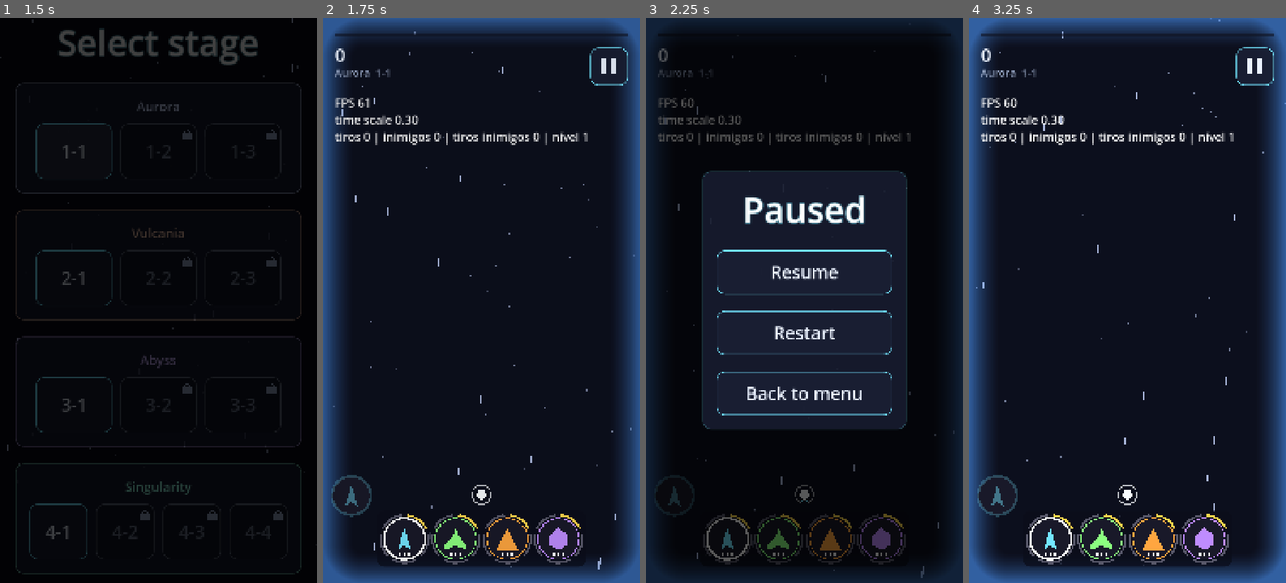
Above: before the commit, frames 1-4 (left to right).
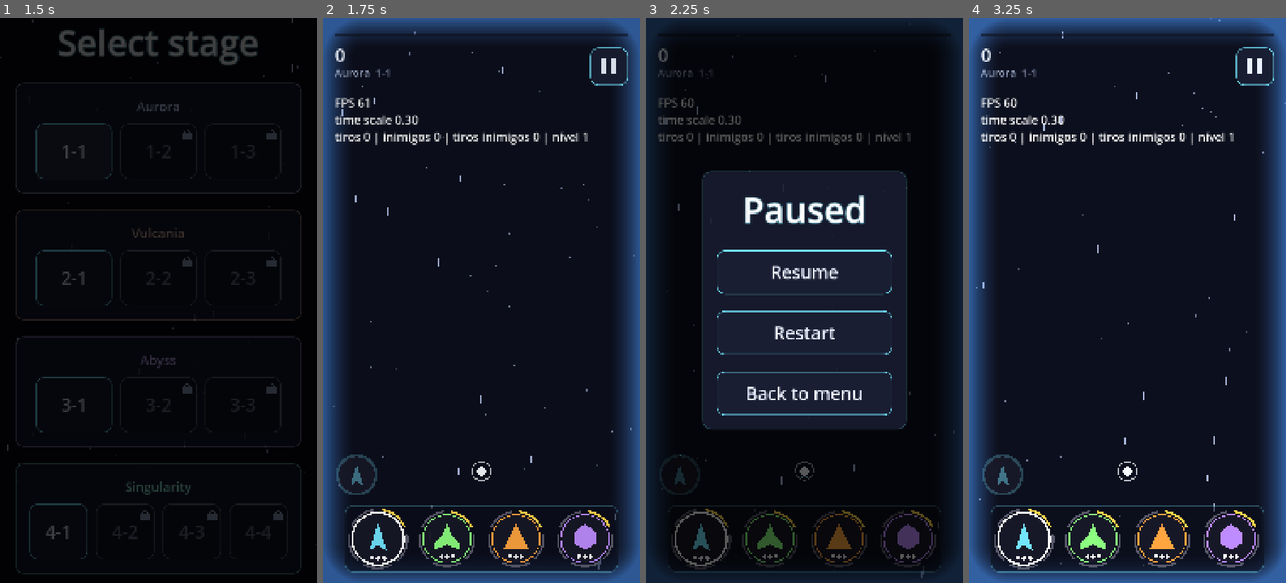
Above: after the commit, the same moments.

Repository: GDPonsoni/Nucleon-Squad-3D
Game: Godot game, scene res://scenes/menu.tscn
The game is run twice, just before and just after one commit, with the same random seed, the same clock (stepped at 60 frames per second) and the same inputs.
Inputs (mouse positions are in pixels of both pictures, inside the frame that each line leads up to):
- Up to frame 1 (1.5 s): click "Play" at 0.5 s; click (72, 153) at 1.27 s
- Up to frame 2 (1.75 s): no input
- Up to frame 3 (2.25 s): click (931, 68) at 2 s
- Up to frame 4 (3.25 s): click "Restart" at 2.75 s

Frame 1 is identical in both runs. In frame 2, 4.6% of the frame differs, in the area x 2-94%, y 77-99%; in frame 3, 2.8%; in frame 4, 4.6%.

Commit message:
feat(player): troca de nave por toque curto numa barra fixa na base
A faixa de troca vira uma barra sempre visível na base da tela:
translúcida enquanto o dedo move a nave e nítida na câmera lenta, com
ícones maiores e mais espaçados. A troca só acontece num toque curto
(o dedo encosta num corpo e sai logo). Se o dedo andar ou demorar, vira
arraste normal, o que evita trocas sem querer ao voltar a mover a nave.

A barra substitui os painéis de hits e nível do HUD, o especial sobe
para cima dela e a nave não desce além do topo da barra.

Co-Authored-By: Claude Opus 5.5 <noreply@anthropic.com>

Diff:
--- a/data/i18n/strings.csv
+++ b/data/i18n/strings.csv
@@ -51,3 +51,4 @@
 SQUAD_SAVE,Save,Salvar
 PLANET_4_NAME,Singularity,Singularidade
 BOSS_4_NAME,Hydra,Hidra
+SWITCH_CHOOSE,Choose your next ship,Escolha a próxima nave
--- a/scripts/core/game.gd
+++ b/scripts/core/game.gd
@@ -97,6 +97,8 @@
 	switcher.setup(state, touch_input)
 	switcher.body_chosen.connect(_on_body_chosen)
 	player.bind_input(touch_input)
+	# A nave fica sempre acima da barra de troca
+	player.bottom_limit = switcher.top()
 
 	spawner = EnemySpawner.new()
 	spawner.name = "EnemySpawner"
@@ -125,6 +127,7 @@
 	hud = Hud.new()
 	hud.name = "Hud"
 	add_child(hud)
+	hud.place_special(get_viewport_rect().end.y - switcher.top())
 	hud.special_pressed.connect(_on_special_pressed)
 	hud.setup(state, spawner, "%s  %s" % [tr(planet.name_key), Session.stage_label(Session.planet_index, Session.stage_index)])
 
@@ -151,7 +154,6 @@
 
 ## Fase concluída quando o tempo acaba e não sobram inimigos (ou após um limite de espera).
 func _process(delta: float) -> void:
-	hud.hide_bottom_panels = switcher.visible
 	if not _match_over and player.body != null:
 		state.charge_special(delta)
 	if not _spawning_done or _match_over:
--- a/scripts/core/params.gd
+++ b/scripts/core/params.gd
@@ -52,17 +52,10 @@
 var pause_button_size: Vector2 = Vector2(130.0, 130.0)
 var pause_button_margin: Vector2 = Vector2(40.0, 100.0)  # a partir do canto superior direito
 var pause_overlay_color: Color = Color(0.0, 0.0, 0.0, 0.65)
-var hud_margin: Vector2 = Vector2(40.0, 70.0)  # a partir dos cantos inferiores
-var hud_pip_size: Vector2 = Vector2(48.0, 48.0)
-var hud_pip_radius: float = 8.0
-var hud_gap: float = 14.0
-var hud_icon_radius: float = 34.0
-var hud_level_size: float = 30.0
-var hud_level_gap: float = 8.0
+var hud_margin: Vector2 = Vector2(40.0, 70.0)  # margens laterais do HUD
 var hud_dead_color: Color = Color(0.35, 0.35, 0.42)
 var hud_dead_mark_color: Color = Color(1.0, 0.3, 0.3)
 var hud_panel_color: Color = Color(0.06, 0.07, 0.12, 0.6)
-var hud_panel_padding: float = 18.0
 var hud_progress_y: float = 50.0
 var hud_progress_height: float = 14.0
 var hud_score_position: Vector2 = Vector2(40.0, 80.0)
@@ -93,7 +86,7 @@
 var ship_speed: float = 3000.0  # px/s máximos (escalado pelo time scale)
 var drag_sensitivity: float = 1.0  # 1.0 = nave anda o mesmo que o dedo
 var ship_size: Vector2 = Vector2(90.0, 110.0)  # tamanho de referência dos corpos
-var ship_start_bottom_offset: float = 300.0  # distância da base da tela
+var ship_start_bottom_offset: float = 380.0  # distância da base da tela (acima da barra de troca)
 var nucleus_radius: float = 16.0  # também é a hitbox da nave
 var nucleus_color: Color = Color(1.0, 1.0, 1.0)
 var nucleus_outline_color: Color = Color(0.02, 0.02, 0.06)  # separa o núcleo da cor do corpo
@@ -125,21 +118,31 @@
 var invulnerability_blink_hz: float = 12.0
 var invulnerability_alpha: float = 0.3
 
-# --- Troca de corpo (ícones na câmera lenta) ---
+# --- Troca de corpo: barra fixa na base da tela (nítida na câmera lenta) ---
 var switch_invulnerability_seconds: float = 2.0
-var switch_icon_radius: float = 70.0
-var switch_strip_bottom: float = 150.0  # centro da faixa de troca, a partir da base da tela (no lugar dos painéis do HUD)
-var switch_strip_spacing: float = 175.0  # entre ícones da faixa
+var switch_icon_radius: float = 82.0
+var switch_icon_max_spacing_ratio: float = 0.36  # com muitos corpos, o raio diminui para caber
+var switch_strip_bottom: float = 150.0  # centro da barra, a partir da base da tela
+var switch_strip_spacing: float = 235.0  # entre ícones da barra
 var switch_strip_side_margin: float = 30.0
 var switch_strip_padding: float = 14.0
-var switch_strip_color: Color = Color(0.04, 0.05, 0.1, 0.75)
+var switch_strip_touch_margin: float = 20.0  # toque curto vale um pouco além da barra
+var switch_strip_color: Color = Color(0.04, 0.05, 0.1, 0.55)  # levemente transparente
+var switch_bar_border_alpha: float = 0.35
+var switch_bar_idle_alpha: float = 0.45  # opacidade da barra enquanto o dedo move a nave
+var switch_bar_fade_seconds: float = 0.12  # transição entre translúcida e nítida (tempo real)
+var switch_current_scale: float = 1.08  # o corpo ativo aparece um pouco maior
 var switch_dead_alpha: float = 0.35
 var switch_level_ring_offset: float = 11.0  # anel de nível da arma, fora do ícone
 var switch_level_ring_width: float = 7.0
 var switch_level_ring_gap_degrees: float = 14.0
-var switch_icon_touch_scale: float = 1.25  # área de toque maior que o ícone
+var switch_icon_touch_scale: float = 1.15  # área de toque um pouco maior que o ícone
 var switch_icon_shape_scale: float = 1.1
-var switch_icon_bg_color: Color = Color(0.1, 0.1, 0.16, 1.0)
+var switch_icon_bg_color: Color = Color(0.1, 0.1, 0.16, 0.85)
+var switch_hint_font_size: int = 44
+var switch_hint_gap: float = 26.0  # aviso "escolha a próxima nave" acima da barra
+var tap_max_seconds: float = 0.35  # toque curto: tempo máximo com o dedo na barra (tempo real)
+var tap_move_tolerance: float = 36.0  # toque curto: quanto o dedo pode andar sem virar arraste
 
 # --- Projéteis do jogador ---
 var player_bullet_pool_size: int = 128
@@ -169,7 +172,7 @@
 
 # --- Especial (valores de cada arma ficam em data/weapons/) ---
 var special_button_size: float = 150.0
-var special_button_gap: float = 24.0  # acima do painel de hits e nível
+var special_button_gap: float = 28.0  # acima da barra de troca
 var special_ring_width: float = 9.0
 var special_beam_open_seconds: float = 0.15
 var special_burst_rings: int = 3
--- a/scripts/player/body_switcher.gd
+++ b/scripts/player/body_switcher.gd
@@ -1,85 +1,144 @@
 class_name BodySwitcher
 extends Node2D
-## Faixa fixa na parte de baixo da tela com todos os corpos da formação, durante a
-## câmera lenta. Tocar num corpo vivo troca para ele; o atual aparece destacado e os
-## destruídos aparecem apagados com um X. Tocar fora (ou no atual) só retoma o jogo.
+## Barra fixa na base da tela com todos os corpos da formação, sempre no mesmo lugar.
+## Com o dedo na tela (jogando), fica translúcida e só mostra o estado: hits, nível da
+## arma e corpos abatidos. Na câmera lenta (dedo solto), fica nítida e aceita a troca.
+## A troca é um toque curto: o dedo encosta num corpo vivo e sai logo. Se o dedo andar
+## ou demorar, vira arraste normal da nave e nada troca (evita trocas sem querer).
 ## Com o corpo destruído (forced), é preciso escolher um corpo vivo para continuar.
 ## Fica numa CanvasLayer própria: coordenadas de tela, acima da moldura da câmera lenta.
 
 signal body_chosen(index: int)
 
-## Corpo destruído: mostra a faixa mesmo com o dedo na tela até escolher.
+## Corpo destruído: a barra fica nítida e pede a escolha mesmo com o dedo na tela.
 var forced: bool = false
 
 var _state: MatchState
 var _touch: TouchInput
 var _positions := PackedVector2Array()
+var _radius: float = 0.0
 var _strip := Rect2()
 var _strip_style: StyleBoxFlat
+var _focus: float = 0.0  # 0 = translúcida (jogando), 1 = nítida (câmera lenta)
+var _pressed_slot: int = -1  # corpo sob um toque curto ainda pendente
+var _last_usec: int = 0
 
 
 func setup(state: MatchState, touch: TouchInput) -> void:
 	_state = state
 	_touch = touch
-	# Conectar antes da nave e da câmera lenta: o toque no ícone é tratado primeiro
-	touch.touch_started.connect(_on_touch_started)
+	touch.tap_filter = _accepts_tap
+	touch.tapped.connect(_on_tapped)
+	touch.tap_pending_changed.connect(_on_tap_pending_changed)
 	_strip_style = StyleBoxFlat.new()
 	_strip_style.bg_color = Params.switch_strip_color
+	_strip_style.border_color = Color(Params.ui_accent_color, Params.switch_bar_border_alpha)
+	_strip_style.set_border_width_all(Params.ui_border_width)
 	_strip_style.set_corner_radius_all(Params.ui_corner_radius)
+	_last_usec = Time.get_ticks_usec()
+	_layout()
+
+
+## Topo da barra em coordenadas de tela: a nave não desce além disso.
+func top() -> float:
+	return _strip.position.y
+
+
+## Nítida e aceitando a troca: dedo solto (câmera lenta) ou corpo destruído.
+func is_interactive() -> bool:
+	return forced or not _touch.is_touching()
 
 
 func _process(_delta: float) -> void:
-	visible = forced or not _touch.is_touching()
-	if visible:
-		_layout()
-		queue_redraw()
+	# Transição em tempo real: não fica lenta junto com a câmera lenta
+	var now: int = Time.get_ticks_usec()
+	var real_delta: float = (now - _last_usec) / 1_000_000.0
+	_last_usec = now
+	var target: float = 1.0 if is_interactive() else 0.0
+	_focus = move_toward(_focus, target, real_delta / Params.switch_bar_fade_seconds)
+	modulate.a = lerpf(Params.switch_bar_idle_alpha, 1.0, _focus)
+	_layout()
+	queue_redraw()
 
 
-## Ícones lado a lado, centralizados, sempre na mesma altura da tela.
+## Ícones lado a lado, centralizados e sempre na mesma altura da tela.
 func _layout() -> void:
 	var count: int = _state.bodies.size()
 	var rect: Rect2 = get_viewport_rect()
-	var radius: float = Params.switch_icon_radius
 	var spacing: float = minf(Params.switch_strip_spacing, (rect.size.x - Params.switch_strip_side_margin * 2.0) / count)
+	_radius = minf(Params.switch_icon_radius, spacing * Params.switch_icon_max_spacing_ratio)
 	var y: float = rect.end.y - Params.switch_strip_bottom
 	_positions.resize(count)
 	for i in count:
 		_positions[i] = Vector2(rect.get_center().x + (i - (count - 1) * 0.5) * spacing, y)
-	var pad: float = Params.switch_strip_padding + Params.switch_level_ring_offset
-	var left: float = _positions[0].x - radius - pad
-	var right: float = _positions[count - 1].x + radius + pad
-	_strip = Rect2(left, y - radius - pad, right - left, (radius + pad) * 2.0)
+	var pad: float = Params.switch_strip_padding + Params.switch_level_ring_offset + Params.switch_level_ring_width
+	var left: float = _positions[0].x - _radius - pad
+	var right: float = _positions[count - 1].x + _radius + pad
+	_strip = Rect2(left, y - _radius - pad, right - left, (_radius + pad) * 2.0)
 
 
-func _on_touch_started(pos: Vector2) -> void:
-	if not visible:
-		return
-	var reach: float = Params.switch_icon_radius * Params.switch_icon_touch_scale
+## Corpo cujo ícone (com folga de toque) contém o ponto; -1 se nenhum.
+func slot_at(pos: Vector2) -> int:
+	var reach: float = _radius * Params.switch_icon_touch_scale
 	for i in _positions.size():
-		if pos.distance_to(_positions[i]) <= reach and _state.is_alive(i) and i != _state.current:
-			body_chosen.emit(i)
-			return
+		if pos.distance_to(_positions[i]) <= reach:
+			return i
+	return -1
+
+
+## Toques que começam na barra (com folga) podem ser toque curto enquanto ela está nítida.
+func _accepts_tap(pos: Vector2) -> bool:
+	return is_interactive() and _strip.grow(Params.switch_strip_touch_margin).has_point(pos)
+
+
+func _on_tap_pending_changed(pos: Vector2, pending: bool) -> void:
+	_pressed_slot = slot_at(pos) if pending else -1
+
+
+func _on_tapped(pos: Vector2) -> void:
+	var index: int = slot_at(pos)
+	if index >= 0 and _state.is_alive(index) and index != _state.current:
+		body_chosen.emit(index)
 
 
 func _draw() -> void:
 	draw_style_box(_strip_style, _strip)
-	var radius: float = Params.switch_icon_radius
 	for i in _positions.size():
 		var body: BodyData = _state.bodies[i]
 		var center: Vector2 = _positions[i]
 		if not _state.is_alive(i):
-			_draw_dead(center, radius, body)
+			_draw_dead(center, _radius, body)
 			continue
 		var current: bool = i == _state.current and not forced
+		var radius: float = _radius * (Params.switch_current_scale if current else 1.0)
+		if i == _pressed_slot:
+			draw_circle(center, radius * Params.switch_icon_touch_scale, Color(Params.ui_accent_color, 0.25))
 		draw_circle(center, radius, Params.switch_icon_bg_color)
-		draw_arc(center, radius, 0.0, TAU, 48, Color.WHITE if current else body.color, 7.0 if current else 4.0)
+		var ring_color: Color = Color.WHITE if current else body.color
+		if forced:
+			# Pede a escolha: os vivos pulsam
+			var pulse: float = 0.5 + 0.5 * sin(Time.get_ticks_msec() * 0.008)
+			ring_color = ring_color.lerp(Color.WHITE, pulse)
+		draw_arc(center, radius, 0.0, TAU, 48, ring_color, 7.0 if current else 4.0)
 		_draw_level_ring(center, radius + Params.switch_level_ring_offset, i, body)
 		_draw_shape(center, radius, body, body.color)
-		# Hits restantes do corpo
-		var hits: int = _state.hits_left[i]
-		for h in hits:
-			var offset := Vector2((h - (hits - 1) * 0.5) * radius * 0.22, radius * 0.75)
-			draw_circle(center + offset, radius * 0.07, Color.WHITE)
+		_draw_hits(center, radius, i)
+	if forced:
+		_draw_choose_hint()
+
+
+## Hits restantes em bolinhas embaixo do formato da nave (cheias e vazias).
+func _draw_hits(center: Vector2, radius: float, index: int) -> void:
+	var total: int = Params.body_max_hits
+	var left: int = _state.hits_left[index]
+	var step: float = minf(radius * 0.24, radius * 1.3 / maxf(total, 1.0))
+	var dot: float = minf(radius * 0.08, step * 0.38)
+	for h in total:
+		var offset := Vector2((h - (total - 1) * 0.5) * step, radius * 0.74)
+		if h < left:
+			draw_circle(center + offset, dot, Color.WHITE)
+		else:
+			draw_arc(center + offset, dot, 0.0, TAU, 12, Color(Color.WHITE, 0.45), 2.0)
 
 
 ## Corpo abatido: apagado, sem anel de nível e com um X vermelho.
@@ -95,7 +154,7 @@
 func _draw_shape(center: Vector2, radius: float, body: BodyData, color: Color) -> void:
 	var points := PackedVector2Array()
 	for point in body.shape:
-		points.append(center + point * radius * Params.switch_icon_shape_scale)
+		points.append(center + Vector2(point.x, point.y - 0.08) * radius * Params.switch_icon_shape_scale)
 	draw_colored_polygon(points, color)
 
 
@@ -110,3 +169,14 @@
 		var start: float = -PI * 0.5 + i * segment + gap * 0.5
 		var color: Color = Params.powerup_color if i < level else Params.hud_dead_color
 		draw_arc(center, ring_radius, start, start + segment - gap, 12, color, Params.switch_level_ring_width)
+
+
+## Corpo destruído: aviso acima da barra pedindo a próxima nave.
+func _draw_choose_hint() -> void:
+	var font: Font = ThemeDB.fallback_font
+	var text: String = tr("SWITCH_CHOOSE")
+	var size: int = Params.switch_hint_font_size
+	var width: float = font.get_string_size(text, HORIZONTAL_ALIGNMENT_CENTER, -1, size).x
+	var pos := Vector2(_strip.get_center().x - width * 0.5, _strip.position.y - Params.switch_hint_gap)
+	draw_string_outline(font, pos, text, HORIZONTAL_ALIGNMENT_LEFT, -1, size, 8, Params.nucleus_outline_color)
+	draw_string(font, pos, text, HORIZONTAL_ALIGNMENT_LEFT, -1, size, Color.WHITE)
--- a/scripts/player/player.gd
+++ b/scripts/player/player.gd
@@ -9,6 +9,8 @@
 	set(value):
 		cracks = value
 		queue_redraw()
+## Limite de baixo para a nave, em coordenadas de tela (topo da barra de troca).
+var bottom_limit: float = INF
 
 var _context: CombatContext
 var _touch_origin: Vector2
@@ -151,4 +153,5 @@
 func _clamp_to_screen(point: Vector2) -> Vector2:
 	var rect: Rect2 = get_viewport_rect()
 	var half: Vector2 = Params.ship_size * 0.5
-	return point.clamp(rect.position + half, rect.end - half)
+	var bottom: float = minf(rect.end.y, bottom_limit) - half.y
+	return point.clamp(rect.position + half, Vector2(rect.end.x - half.x, bottom))
--- a/scripts/player/touch_input.gd
+++ b/scripts/player/touch_input.gd
@@ -2,18 +2,44 @@
 extends Node
 ## Acompanha um único dedo (o primeiro que tocar) e emite sinais.
 ## No PC, o mouse chega como toque via emulate_touch_from_mouse.
+##
+## Toques que começam numa área de toque curto (tap_filter, ex.: a barra de troca de nave)
+## ficam pendentes: se o dedo sair logo e sem andar, viram um toque (tapped) e o jogo
+## não percebe o dedo; se o dedo andar ou demorar, viram um arraste normal (touch_started).
+## Assim, apoiar o polegar na barra para voltar a mover a nave não troca de nave sem querer.
 
 signal touch_started(pos: Vector2)
 signal touch_moved(pos: Vector2)
 signal touch_ended
+## Toque curto confirmado (pos = onde o dedo encostou).
+signal tapped(pos: Vector2)
+## Toque curto começou (pending = true) ou deixou de ser candidato (false).
+signal tap_pending_changed(pos: Vector2, pending: bool)
 
 const NO_TOUCH: int = -1
 
+## (pos: Vector2) -> bool. true = um toque nessa posição pode ser um toque curto.
+var tap_filter: Callable
+
 var _index: int = NO_TOUCH
+var _pending: bool = false
+var _pending_start := Vector2.ZERO
+var _pending_usec: int = 0
 
 
+## Dedo na tela movendo a nave (toques curtos pendentes não contam).
 func is_touching() -> bool:
-	return _index != NO_TOUCH
+	return _index != NO_TOUCH and not _pending
+
+
+func is_tap_pending() -> bool:
+	return _pending
+
+
+func _process(_delta: float) -> void:
+	# Tempo real: na câmera lenta o limite do toque curto não se estende
+	if _pending and (Time.get_ticks_usec() - _pending_usec) / 1_000_000.0 > Params.tap_max_seconds:
+		_promote()
 
 
 func _unhandled_input(event: InputEvent) -> void:
@@ -21,19 +47,49 @@
 		var touch := event as InputEventScreenTouch
 		if touch.pressed and _index == NO_TOUCH:
 			_index = touch.index
-			touch_started.emit(touch.position)
+			if tap_filter.is_valid() and tap_filter.call(touch.position):
+				_pending = true
+				_pending_start = touch.position
+				_pending_usec = Time.get_ticks_usec()
+				tap_pending_changed.emit(_pending_start, true)
+			else:
+				touch_started.emit(touch.position)
 		elif not touch.pressed and touch.index == _index:
-			_release()
+			if _pending:
+				_pending = false
+				_index = NO_TOUCH
+				tap_pending_changed.emit(_pending_start, false)
+				tapped.emit(_pending_start)
+			else:
+				_release()
 	elif event is InputEventScreenDrag:
 		var drag := event as InputEventScreenDrag
-		if drag.index == _index:
+		if drag.index != _index:
+			return
+		if _pending:
+			if drag.position.distance_to(_pending_start) > Params.tap_move_tolerance:
+				_promote()
+				touch_moved.emit(drag.position)
+		else:
 			touch_moved.emit(drag.position)
 
 
 func _notification(what: int) -> void:
-	# Perdeu o foco ou o jogo pausou: considera o dedo solto
-	if (what == NOTIFICATION_APPLICATION_FOCUS_OUT or what == NOTIFICATION_PAUSED) and is_touching():
-		_release()
+	# Perdeu o foco ou o jogo pausou: considera o dedo solto (e cancela o toque curto)
+	if what == NOTIFICATION_APPLICATION_FOCUS_OUT or what == NOTIFICATION_PAUSED:
+		if _pending:
+			_pending = false
+			_index = NO_TOUCH
+			tap_pending_changed.emit(_pending_start, false)
+		elif is_touching():
+			_release()
+
+
+## O toque curto virou arraste: a partir de agora é um dedo normal na tela.
+func _promote() -> void:
+	_pending = false
+	tap_pending_changed.emit(_pending_start, false)
+	touch_started.emit(_pending_start)
 
 
 func _release() -> void:
--- a/scripts/ui/hud.gd
+++ b/scripts/ui/hud.gd
@@ -1,10 +1,9 @@
 class_name Hud
 extends CanvasLayer
 ## HUD da partida.
-## Topo: progresso da fase, pontuação e nome da fase.
-## Base esquerda: nível da arma e hits do corpo ativo. Base direita: formação.
-## Flash vermelho na tela ao levar hit. Com chefe: barra de vida dele no topo.
-## Botão do especial acima do painel da base esquerda.
+## Topo: progresso da fase (ou vida do chefe), pontuação e nome da fase.
+## Base: botão do especial logo acima da barra de troca (que mostra hits e níveis).
+## Flash vermelho na tela ao levar hit e aviso piscando antes do chefe.
 
 signal special_pressed
 
@@ -14,13 +13,10 @@
 var _score_label: Label
 var _stage_label: Label
 var _flash: ColorRect
-var _panel_style: StyleBoxFlat
 var _boss: Boss
 var _boss_label: Label
 var _warning: Label
 var _special: SpecialButton
-## Faixa de troca visível: esconde os painéis da base (ela já mostra hits e níveis).
-var hide_bottom_panels: bool = false
 
 
 func _ready() -> void:
@@ -62,27 +58,18 @@
 	_warning.visible = false
 	_canvas.add_child(_warning)
 
-	# Especial: canto inferior esquerdo, logo acima do painel de nível e hits
+	# Especial: canto inferior esquerdo, logo acima da barra de troca (place_special)
 	_special = SpecialButton.new()
 	_special.set_anchors_preset(Control.PRESET_BOTTOM_LEFT)
-	var panel_height: float = Params.hud_pip_size.y + Params.hud_gap + Params.hud_level_size + Params.hud_panel_padding * 2.0
-	var bottom: float = Params.hud_margin.y + panel_height + Params.special_button_gap
-	_special.offset_left = Params.hud_margin.x - Params.hud_panel_padding
-	_special.offset_right = _special.offset_left + Params.special_button_size
-	_special.offset_bottom = -bottom
-	_special.offset_top = -bottom - Params.special_button_size
 	_special.pressed.connect(special_pressed.emit)
 	_canvas.add_child(_special)
+	place_special(Params.switch_strip_bottom * 2.0)
 
 	_flash = ColorRect.new()
 	_flash.color = Color(Params.hud_hit_flash_color, 0.0)
 	_flash.set_anchors_preset(Control.PRESET_FULL_RECT)
 	_flash.mouse_filter = Control.MOUSE_FILTER_IGNORE
 	add_child(_flash)
-
-	_panel_style = StyleBoxFlat.new()
-	_panel_style.bg_color = Params.hud_panel_color
-	_panel_style.set_corner_radius_all(Params.ui_corner_radius)
 
 
 func setup(state: MatchState, spawner: EnemySpawner, stage_text: String) -> void:
@@ -91,6 +78,15 @@
 	_stage_label.text = stage_text
 	state.score_changed.connect(_on_score_changed)
 	_on_score_changed(state.score)
+
+
+## Coloca o botão do especial acima de uma faixa reservada na base (a barra de troca).
+func place_special(reserved_bottom: float) -> void:
+	var bottom: float = reserved_bottom + Params.special_button_gap
+	_special.offset_left = Params.hud_margin.x
+	_special.offset_right = _special.offset_left + Params.special_button_size
+	_special.offset_bottom = -bottom
+	_special.offset_top = -bottom - Params.special_button_size
 
 
 ## Mostra a barra de vida do chefe (null esconde).
@@ -113,8 +109,8 @@
 
 
 ## Flash vermelho rápido (em tempo real, mesmo na câmera lenta).
-func flash_hit() -> void:
-	_flash.color.a = Params.hud_hit_flash_alpha
+func flash_hit(color: Color = Params.hud_hit_flash_color) -> void:
+	_flash.color = Color(color, Params.hud_hit_flash_alpha)
 	var tween := create_tween()
 	tween.set_ignore_time_scale(true)
 	tween.tween_property(_flash, "color:a", 0.0, Params.hud_hit_flash_seconds)
@@ -140,10 +136,6 @@
 		_draw_boss_bar()
 	else:
 		_draw_progress()
-	var bottom: float = _canvas.size.y - Params.hud_margin.y
-	if not hide_bottom_panels:
-		_draw_hits_and_level(bottom)
-		_draw_formation(bottom)
 
 
 ## Barra fina no topo, entre a margem e o botão de pausa.
@@ -170,66 +162,6 @@
 		_draw_round_rect(filled, _boss.tint(), radius)
 
 
-## Losangos do nível da arma em cima e quadrados dos hits embaixo, sobre um painel.
-func _draw_hits_and_level(bottom: float) -> void:
-	var body: BodyData = _state.current_body()
-	var hits: int = _state.hits_left[_state.current]
-	var level: int = _state.weapon_levels[_state.current]
-	var pip: Vector2 = Params.hud_pip_size
-	var diamond: float = Params.hud_level_size
-	var left: float = Params.hud_margin.x
-	var width: float = maxf(Params.body_max_hits * (pip.x + Params.hud_gap), body.weapon.max_level() * (diamond + Params.hud_level_gap))
-	var top: float = bottom - pip.y - Params.hud_gap - diamond
-	var pad: float = Params.hud_panel_padding
-	_canvas.draw_style_box(_panel_style, Rect2(left - pad, top - pad, width + pad * 2.0, bottom - top + pad * 2.0))
-
-	for i in body.weapon.max_level():
-		var center := Vector2(left + diamond * 0.5 + i * (diamond + Params.hud_level_gap), top + diamond * 0.5)
-		var half: float = diamond * 0.5
-		var points := PackedVector2Array([
-			center + Vector2(0.0, -half), center + Vector2(half, 0.0),
-			center + Vector2(0.0, half), center + Vector2(-half, 0.0),
-		])
-		if i < level:
-			_canvas.draw_colored_polygon(points, Params.powerup_color)
-		else:
-			points.append(points[0])
-			_canvas.draw_polyline(points, Params.hud_dead_color, 2.0)
-
-	var color: Color = body.color if hits > 0 else Params.hud_dead_color
-	for i in Params.body_max_hits:
-		var rect := Rect2(Vector2(left + i * (pip.x + Params.hud_gap), bottom - pip.y), pip)
-		if i < hits:
-			_draw_round_rect(rect, color, Params.hud_pip_radius)
-		else:
-			_canvas.draw_rect(rect, color, false, 3.0)
-
-
-func _draw_formation(bottom: float) -> void:
-	var radius: float = Params.hud_icon_radius
-	var count: int = _state.bodies.size()
-	var right: float = _canvas.size.x - Params.hud_margin.x
-	var width: float = count * radius * 2.0 + (count - 1) * Params.hud_gap
-	var pad: float = Params.hud_panel_padding
-	_canvas.draw_style_box(_panel_style, Rect2(right - width - pad, bottom - radius * 2.0 - pad, width + pad * 2.0, radius * 2.0 + pad * 2.0))
-	for i in count:
-		var center := Vector2(right - radius - (count - 1 - i) * (radius * 2.0 + Params.hud_gap), bottom - radius)
-		var body: BodyData = _state.bodies[i]
-		var alive: bool = _state.is_alive(i)
-		var color: Color = body.color if alive else Params.hud_dead_color
-		_canvas.draw_circle(center, radius, Params.switch_icon_bg_color)
-		var points := PackedVector2Array()
-		for point in body.shape:
-			points.append(center + point * radius * Params.switch_icon_shape_scale)
-		_canvas.draw_colored_polygon(points, color)
-		if not alive:
-			var d: float = radius * 0.6
-			_canvas.draw_line(center + Vector2(-d, -d), center + Vector2(d, d), Params.hud_dead_mark_color, 4.0)
-			_canvas.draw_line(center + Vector2(d, -d), center + Vector2(-d, d), Params.hud_dead_mark_color, 4.0)
-		elif i == _state.current:
-			_canvas.draw_arc(center, radius, 0.0, TAU, 40, Color.WHITE, 4.0)
-
-
 func _draw_round_rect(rect: Rect2, color: Color, radius: float) -> void:
 	var box := StyleBoxFlat.new()
 	box.bg_color = color
